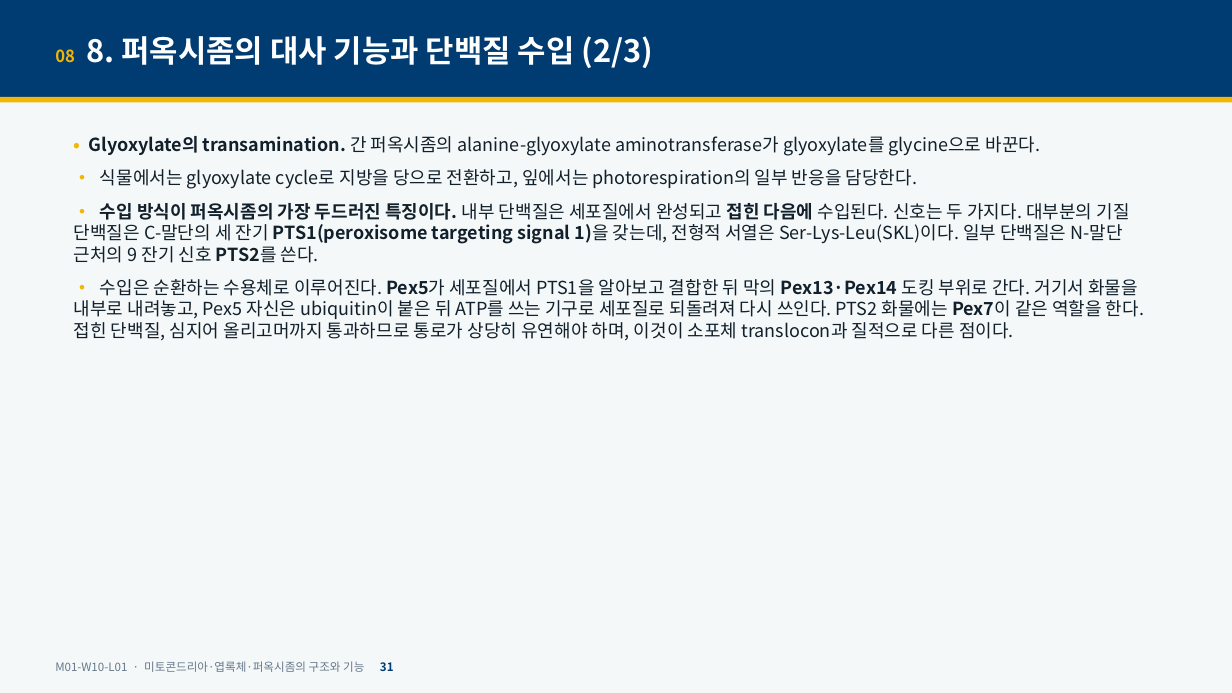
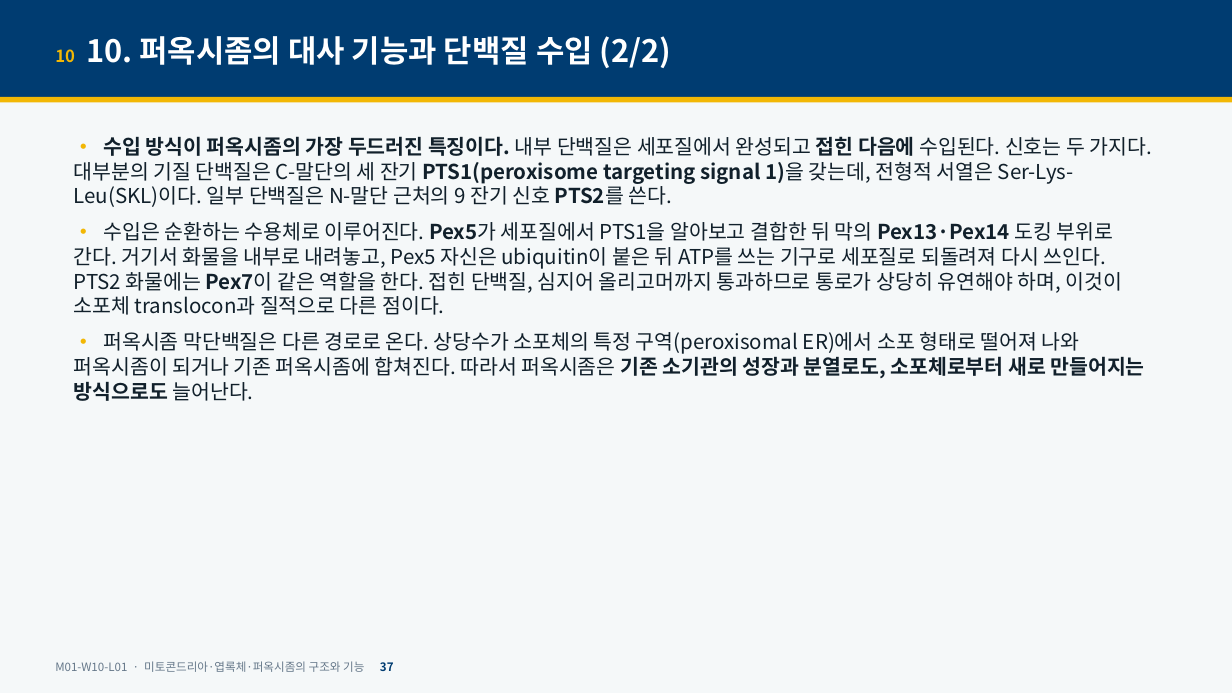
Before and after one commit to hoperiasd2/hoperiasd2.github.io, a slide deck: slide 37 of curriculum/M01/W10/L01/slides.pptx (slide 31 before the commit). Drawn at 1232x693 pixels with LibreOffice and Linux fonts; fonts in the diff are those of the drawing. Boxes give left, top, right and bottom in pixels: in the first picture for what was removed or moved away, otherwise in the second. Text is boxed around its words. In the diff, an @@ line names an element or a change of style, - is before the commit and + after.

```diff
--- a/curriculum/M01/W10/L01/slides.pptx
+++ b/curriculum/M01/W10/L01/slides.pptx
@@ text at (55, 36, 672, 68): text changed @@
-08 8. 퍼옥시좀의 대사 기능과 단백질 수입 (2/3)
+10 10. 퍼옥시좀의 대사 기능과 단백질 수입 (2/2)
@@ text at (74, 136, 1152, 315): size 14 to 16 pt in "• 수입 방식이 퍼옥시좀의 가장 두드러진 특징이다. ...", "• 수입은 순환하는 수용체로 이루어진다. Pex5가 세포질에서 ..." @@
@@ text at (89, 136, 1041, 189): paragraphs removed @@
-• Glyoxylate의 transamination. 간 퍼옥시좀의 alanine-glyoxylate aminotransferase가 glyoxylate를 glycine으로 바꾼다.
-• 식물에서는 glyoxylate cycle로 지방을 당으로 전환하고, 잎에서는 photorespiration의 일부 반응을 담당한다.
@@ text at (74, 332, 1145, 401): paragraph added @@
+• 퍼옥시좀 막단백질은 다른 경로로 온다. 상당수가 소포체의 특정 구역(peroxisomal ER)에서 소포 형태로 떨어져 나와 퍼옥시좀이 되거나 기존 퍼옥시좀에 합쳐진다. 따라서 퍼옥시좀은 기존 소기관의 성장과 분열로도, 소포체로부터 새로 만들어지는 방식으로도 늘어난다.
@@ text at (55, 661, 394, 672): text changed @@
-M01-W10-L01 · 미토콘드리아·엽록체·퍼옥시좀의 구조와 기능 31
+M01-W10-L01 · 미토콘드리아·엽록체·퍼옥시좀의 구조와 기능 37
```
Also in this commit, not shown: 36 other slides changed, 14 slides added, 5 other files.
